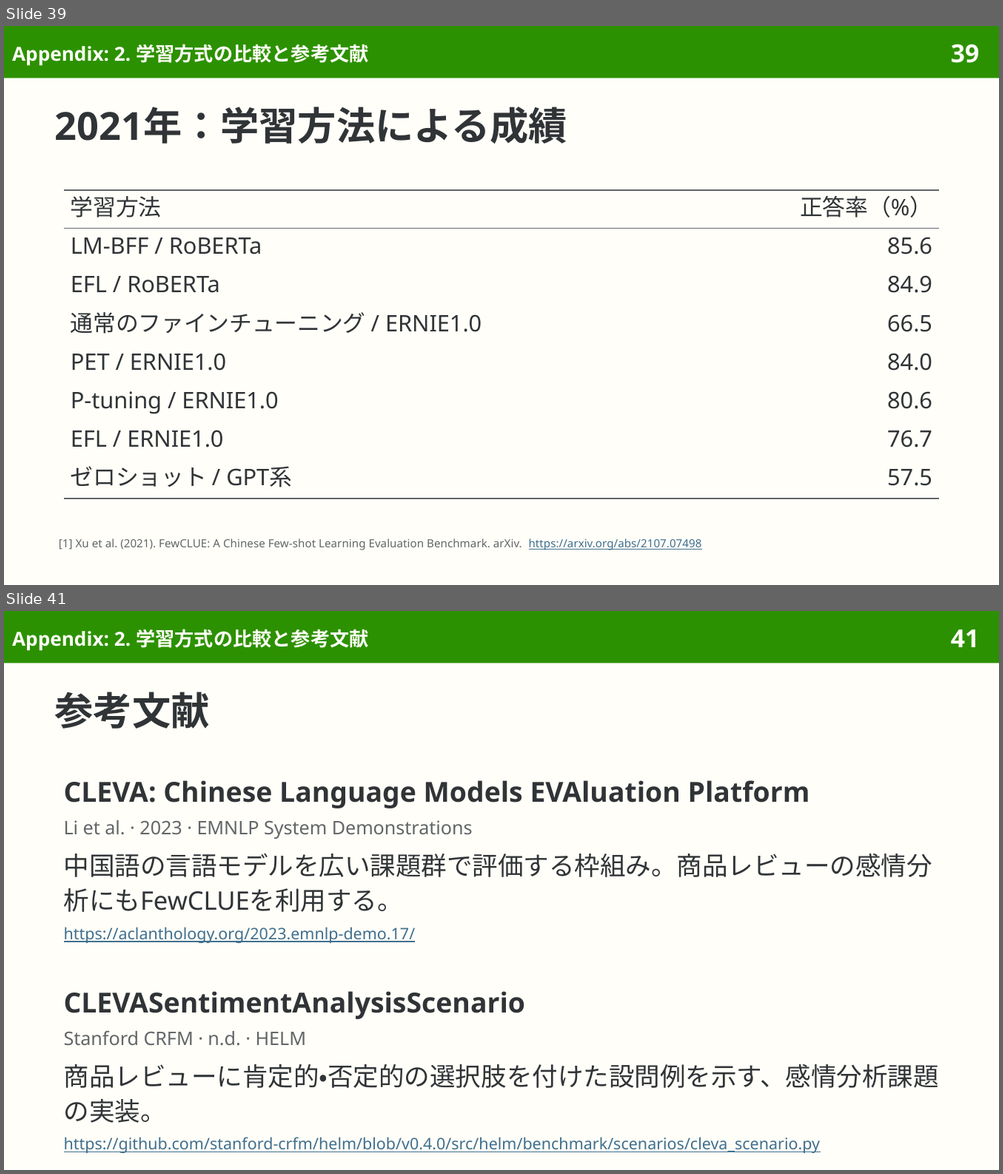
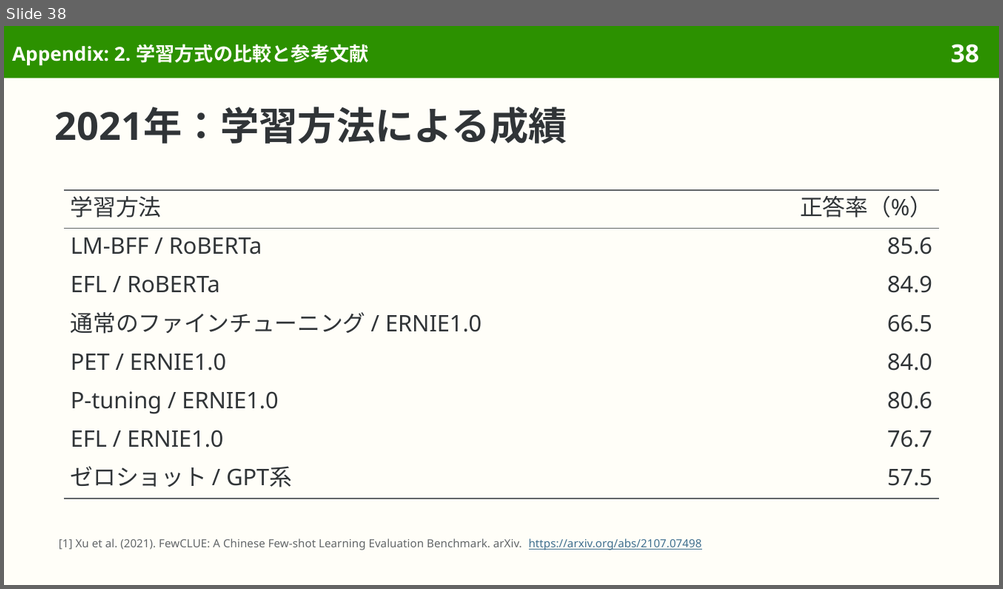
Before and after one commit to sasakiy84/datasets-in-10-minutes, a slide deck: slides/datasets-in-10-minutes-eprstmt.pptx. Shown one above the other, each under a label of ours: slides 39 and 41 before the commit, slide 38 after it; the slides between them are not shown. The pictures are 1003x1174 and 1003x589 pixels, drawn with LibreOffice and Linux fonts; fonts in the diff are those of the drawing. Boxes give left, top, right and bottom in pixels: in the first picture for what was removed or moved away, otherwise in the second. Text is boxed around its words. In the diff, an @@ line names an element or a change of style, - is before the commit and + after.

```diff
--- a/slides/datasets-in-10-minutes-eprstmt.pptx
+++ b/slides/datasets-in-10-minutes-eprstmt.pptx
@@ slide 41 removed at [4, 611, 999, 1170], background #FFFEF8; not listed: 2 template elements that a slide beside it also shows @@
@@ title removed at [12, 629, 368, 651] @@
-Appendix: 2. 学習方式の比較と参考文献
@@ title removed at [55, 692, 210, 729] @@
-参考文献
@@ text removed at [64, 780, 932, 943] @@
-CLEVA: Chinese Language Models EVAluation Platform
-Li et al. · 2023 · EMNLP System Demonstrations
-中国語の言語モデルを広い課題群で評価する枠組み。商品レビューの感情分析にもFewCLUEを利用する。
-https://aclanthology.org/2023.emnlp-demo.17/
@@ text removed at [64, 991, 939, 1153] @@
-CLEVASentimentAnalysisScenario
-Stanford CRFM · n.d. · HELM
-商品レビューに肯定的・否定的の選択肢を付けた設問例を示す、感情分析課題の実装。
-https://github.com/stanford-crfm/helm/blob/v0.4.0/src/helm/benchmark/scenarios/cleva_scenario.py
@@ what was slide 39 is now slide 38 @@
@@ page number at [950, 44, 979, 63]: text changed @@
-39
+38
```
Also in this commit, not shown: 6 slides changed, 1 other slide removed, 56 other files.
